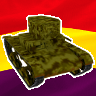
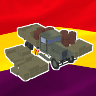
Revision of a layered 96x96 image; what changed, layer by layer:
hid "T26" over [1, 15, 94, 89]
hid "T26_outline" over [1, 14, 95, 90]
showed "TruckSupplies" over [4, 23, 93, 81]
showed "Truck supplies Outline" over [4, 22, 94, 82]
